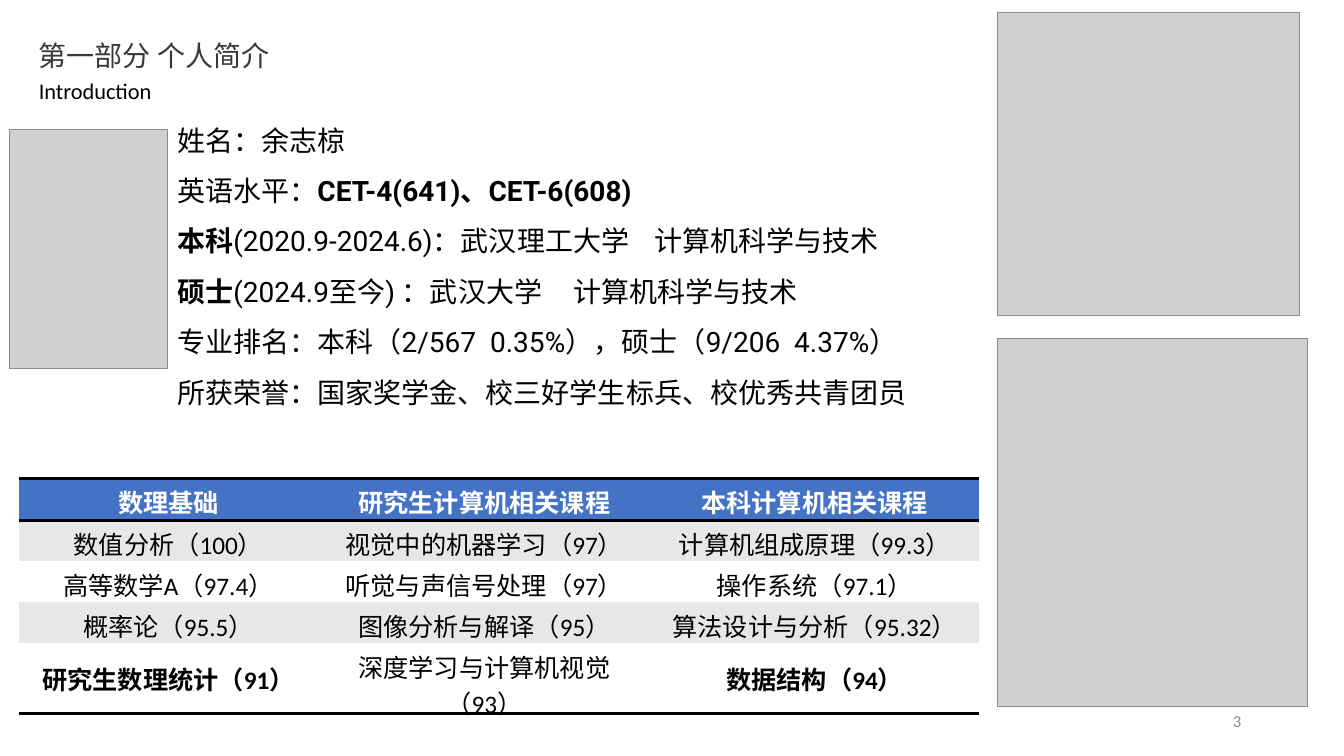
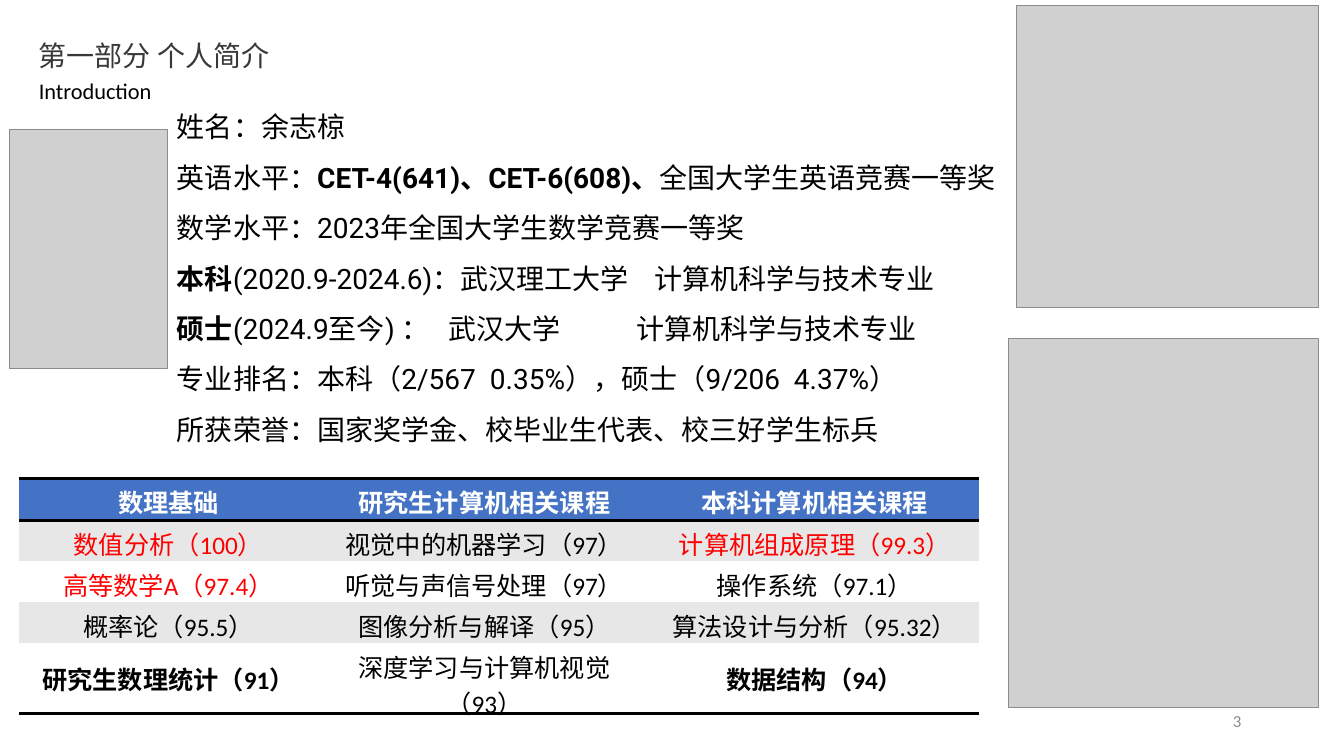
Before and after one commit to yzlbig/Picture-bed, a slide deck: slide 3 of 余志椋介绍 .pptx. Drawn at 1344x756 pixels with LibreOffice and Linux fonts; fonts in the diff are those of the drawing; grey boxes stand for pictures. Boxes give left, top, right and bottom in pixels: in the first picture for what was removed or moved away, otherwise in the second. Text is boxed around its words. In the diff, an @@ line names an element or a change of style, - is before the commit and + after.

```diff
--- a/余志椋介绍 .pptx
+++ b/余志椋介绍 .pptx
@@ picture: place and size @@
-picture at box(997, 13, 1300, 316)
+picture at box(1017, 6, 1320, 309)
@@ text "姓名：余志椋": place and size @@
-text "姓名：余志椋" at box(177, 127, 906, 406)
+text "姓名：余志椋" at box(177, 113, 996, 443)
@@ text at box(177, 164, 996, 346): text changed @@
-英语水平：CET-4(641)、CET-6(608)
-本科(2020.9-2024.6)：武汉理工大学 计算机科学与技术
-硕士(2024.9至今) ：武汉大学 计算机科学与技术
+英语水平：CET-4(641)、CET-6(608)、全国大学生英语竞赛一等奖
+数学水平：2023年全国大学生数学竞赛一等奖
+本科(2020.9-2024.6)：武汉理工大学 计算机科学与技术专业
+硕士(2024.9至今) ： 武汉大学 计算机科学与技术专业
@@ picture: place and size @@
-picture at box(997, 338, 1308, 707)
+picture at box(1008, 339, 1319, 708)
@@ text at box(177, 416, 878, 443): text changed @@
-所获荣誉：国家奖学金、校三好学生标兵、校优秀共青团员
+所获荣誉：国家奖学金、校毕业生代表、校三好学生标兵
@@ table at box(19, 479, 978, 720) @@
@@ text colour #000000 to #FF0000 in "数值分析（100）", "计算机组成原理（99.3）", "高等数学A（97.4）" @@
```
Also in this commit, not shown: 13 other slides changed, 7 slides added.
